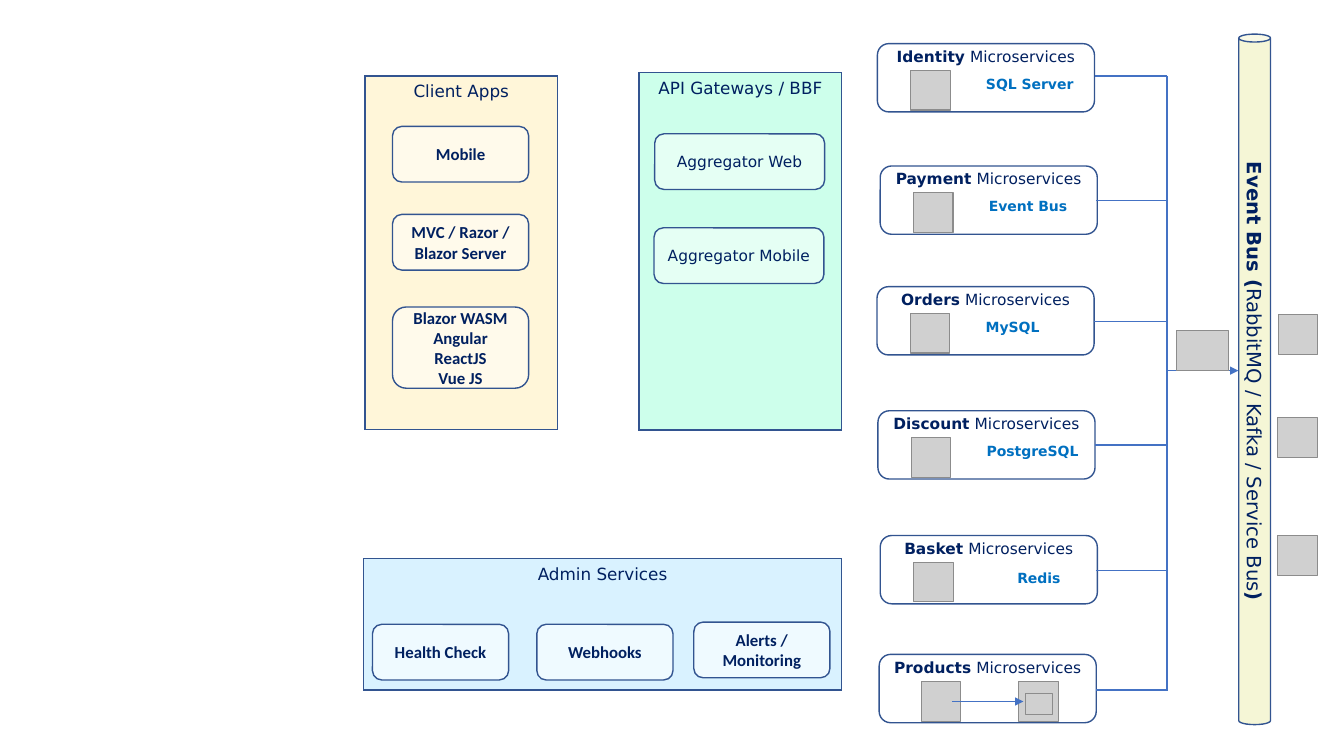
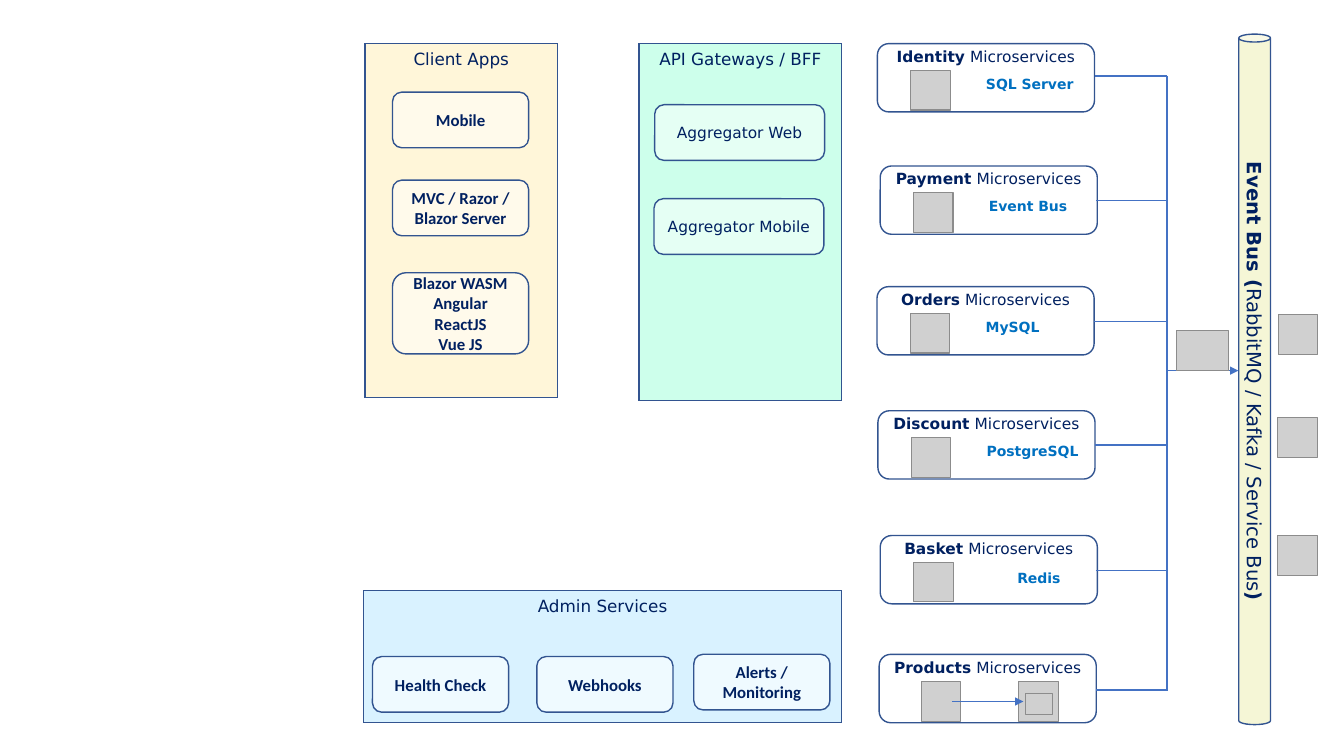
Before and after one commit to vishipayyallore/eshop-main, a slide deck: slide 1 of Documentation/Architecture.pptx. Drawn at 1344x756 pixels with LibreOffice and Linux fonts; fonts in the diff are those of the drawing; grey boxes stand for pictures. Boxes give left, top, right and bottom in pixels: in the first picture for what was removed or moved away, otherwise in the second. Text is boxed around its words. In the diff, an @@ line names an element or a change of style, - is before the commit and + after.

```diff
--- a/Documentation/Architecture.pptx
+++ b/Documentation/Architecture.pptx
@@ 2 rounded rectangles, 1 rectangle: place and size @@
-2 rounded rectangles, 1 rectangle at [639, 73, 842, 430]
+2 rounded rectangles, 1 rectangle at [639, 43, 842, 400]
@@ text in rectangle at [659, 52, 821, 69]: text changed @@
-API Gateways / BBF
+API Gateways / BFF
@@ 3 rounded rectangles, 1 rectangle: place and size @@
-3 rounded rectangles, 1 rectangle at [365, 76, 558, 430]
+3 rounded rectangles, 1 rectangle at [365, 43, 558, 397]
@@ 3 rounded rectangles, 1 rectangle: place and size @@
-3 rounded rectangles, 1 rectangle at [364, 559, 842, 690]
+3 rounded rectangles, 1 rectangle at [364, 591, 842, 722]
```
Also in this commit, not shown: 1 other file.
